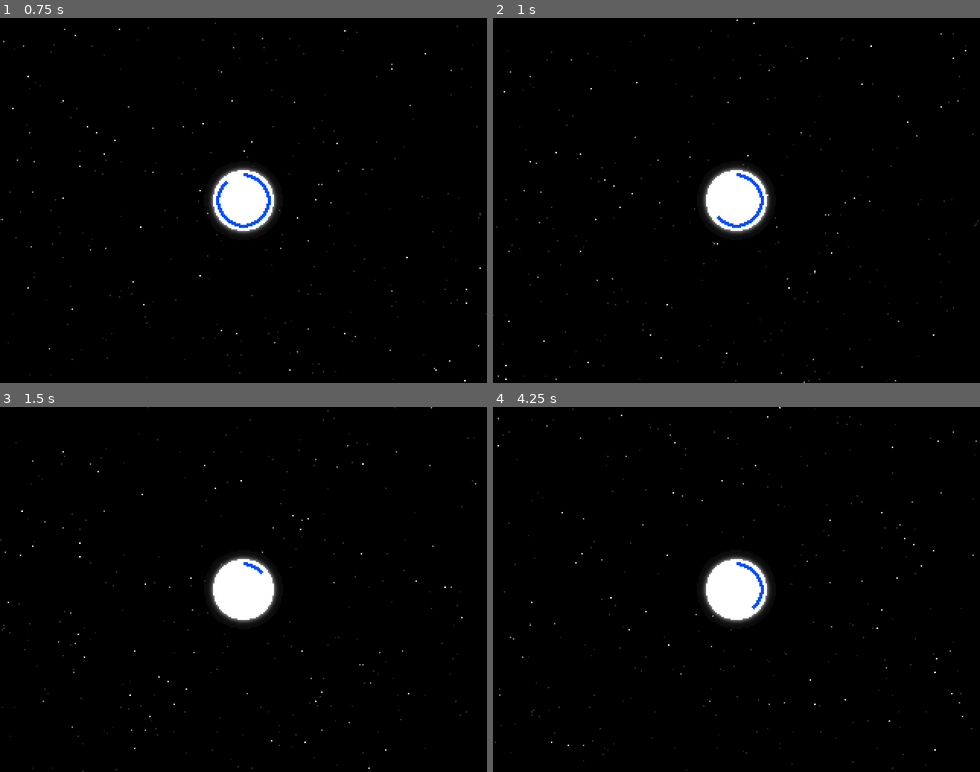
Above: before the commit, frames 1-4 (two rows, left to right).
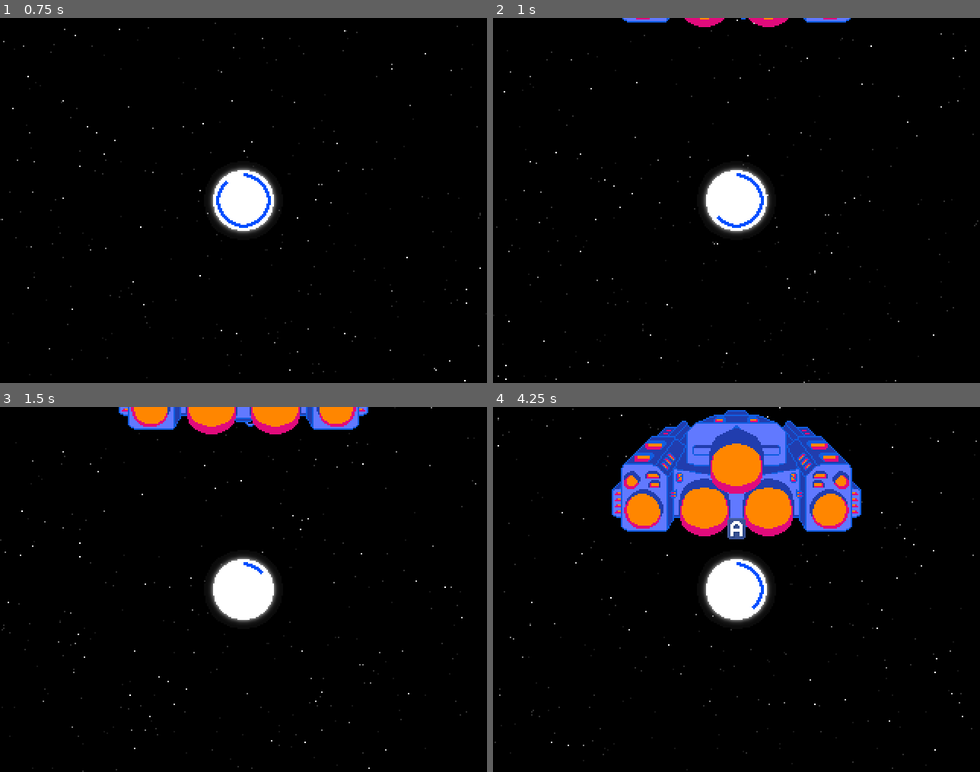
Above: after the commit, the same moments.

Repository: lethiandev/neutron-star
Game: Godot game, scene res://stages/gameplay/gameplay.tscn
Two runs of this game, one before a commit and one after it. Both use one fixed random seed, a clock stepped at 60 frames per second and the inputs below.
Inputs:
- Up to frame 1 (0.75 s): tap A (action_a) at 0.6 s
- Up to frame 2 (1 s): no input
- Up to frame 3 (1.5 s): tap B (action_b) at 1.35 s
- Up to frame 4 (4.25 s): tap P (action_p) at 2.1 s; tap X (action_x) at 2.85 s; tap A (action_a) at 3.6 s

Frame 1 is identical in both runs. In frame 2, 0.5% of the frame differs, in the area x 26-74%, y 0-3%; in frame 3, 2.9%; in frame 4, 14%, in the area x 24-76%, y 0-37%.

Commit message:
Add initial mothership boss

Diff:
--- a/src/stages/gameplay/gameplay.tscn
+++ b/src/stages/gameplay/gameplay.tscn
@@ -1,8 +1,9 @@
-[gd_scene load_steps=12 format=2]
+[gd_scene load_steps=13 format=2]
 
 [ext_resource path="res://background/background.tscn" type="PackedScene" id=1]
 [ext_resource path="res://stages/gameplay/gameplay.gd" type="Script" id=2]
 [ext_resource path="res://stages/gameplay/music/artemis.ogg" type="AudioStream" id=3]
+[ext_resource path="res://units/mothership_boss/mothership_boss.tscn" type="PackedScene" id=4]
 [ext_resource path="res://neutron_star/neutron_star.tscn" type="PackedScene" id=5]
 [ext_resource path="res://stages/effects/shake_effect.gd" type="Script" id=6]
 [ext_resource path="res://stages/gameplay/camera.gd" type="Script" id=7]
@@ -65,4 +66,7 @@
 [node name="UnitsSpawner" type="Node" parent="World"]
 script = ExtResource( 8 )
 
+[node name="MothershipBoss" parent="World" instance=ExtResource( 4 )]
+position = Vector2( 0, -80 )
+
 [connection signal="unit_hitted" from="World/NeutronStar" to="." method="_on_neutron_star_unit_hitted"]
--- a/src/units/action_key/action_key.gd
+++ b/src/units/action_key/action_key.gd
@@ -15,7 +15,9 @@
 		var group = parent_node.unit_group
 		_set_key_image(group)
 
-	var angle = (get_parent().transform.origin * -1.0).angle()
+	var world_center = Vector2(320.0, 240.0) * 0.5
+	var unit_center = get_parent().global_position - world_center
+	var angle = (unit_center * -1.0).angle()
 	var offset = Vector2(arm_length, 0.0).rotated(angle)
 	$Sprite.position = offset
 
--- a/src/units/action_key/action_key.tscn
+++ b/src/units/action_key/action_key.tscn
@@ -7,4 +7,6 @@
 script = ExtResource( 1 )
 
 [node name="Sprite" type="Sprite" parent="."]
+z_index = 1
+z_as_relative = false
 texture = ExtResource( 2 )
--- a/src/units/explosion/explosion.gd
+++ b/src/units/explosion/explosion.gd
@@ -1,18 +1,18 @@
 extends Node2D
 
 var silent: bool = false
+var particles_offset: Vector2 = Vector2()
+var color_delay: float = 0.4
 
 func _ready() -> void:
-	$CPUParticles2D.emitting = true
-	$CPUParticles2D2.emitting = true
-	$CPUParticles2D3.emitting = true
 	_delay_destroy()
 
 func _delay_destroy() -> void:
-	yield(get_tree().create_timer(0.4), "timeout")
+	yield(get_tree().create_timer(color_delay), "timeout")
 	self_modulate = Color.transparent
-	yield(get_tree().create_timer(0.6), "timeout")
+	yield(get_tree().create_timer(1.0 - color_delay), "timeout")
 	queue_free()
 
 func _process(p_delta: float) -> void:
 	$AudioStreamPlayer.stream_paused = silent
+	$Particles.transform.origin = particles_offset
--- a/src/units/explosion/explosion.tscn
+++ b/src/units/explosion/explosion.tscn
@@ -1,68 +1,13 @@
 [gd_scene load_steps=4 format=2]
 
 [ext_resource path="res://units/explosion/explosion.gd" type="Script" id=1]
-[ext_resource path="res://units/explosion/explosion.png" type="Texture" id=2]
+[ext_resource path="res://units/explosion/particles.tscn" type="PackedScene" id=2]
 [ext_resource path="res://units/explosion/explosion.wav" type="AudioStream" id=3]
 
 [node name="Explosion" type="Sprite"]
 script = ExtResource( 1 )
 
-[node name="CPUParticles2D" type="CPUParticles2D" parent="."]
-emitting = false
-amount = 4
-lifetime = 0.6
-one_shot = true
-explosiveness = 0.8
-lifetime_randomness = 0.5
-texture = ExtResource( 2 )
-emission_shape = 1
-emission_sphere_radius = 6.0
-spread = 180.0
-gravity = Vector2( 0, 0 )
-initial_velocity = 16.0
-initial_velocity_random = 0.5
-scale_amount = 1.5
-scale_amount_random = 0.25
-__meta__ = {
-"_editor_description_": ""
-}
-
-[node name="CPUParticles2D2" type="CPUParticles2D" parent="."]
-emitting = false
-lifetime = 0.6
-one_shot = true
-explosiveness = 0.8
-lifetime_randomness = 0.5
-texture = ExtResource( 2 )
-emission_shape = 1
-emission_sphere_radius = 6.0
-spread = 180.0
-gravity = Vector2( 0, 0 )
-initial_velocity = 16.0
-initial_velocity_random = 0.5
-scale_amount_random = 0.2
-color = Color( 1, 0.552941, 0.117647, 1 )
-__meta__ = {
-"_editor_description_": ""
-}
-
-[node name="CPUParticles2D3" type="CPUParticles2D" parent="."]
-emitting = false
-lifetime = 0.6
-one_shot = true
-explosiveness = 0.8
-lifetime_randomness = 0.5
-texture = ExtResource( 2 )
-emission_shape = 1
-emission_sphere_radius = 6.0
-spread = 180.0
-gravity = Vector2( 0, 0 )
-initial_velocity = 18.0
-initial_velocity_random = 0.5
-scale_amount_random = 0.5
-__meta__ = {
-"_editor_description_": ""
-}
+[node name="Particles" parent="." instance=ExtResource( 2 )]
 
 [node name="AudioStreamPlayer" type="AudioStreamPlayer" parent="."]
 stream = ExtResource( 3 )
--- /dev/null
+++ b/src/units/explosion/particles.gd
@@ -0,0 +1,6 @@
+extends Node2D
+
+func _ready() -> void:
+	$CPUParticles2D.emitting = true
+	$CPUParticles2D2.emitting = true
+	$CPUParticles2D3.emitting = true
--- /dev/null
+++ b/src/units/explosion/particles.tscn
@@ -0,0 +1,64 @@
+[gd_scene load_steps=3 format=2]
+
+[ext_resource path="res://units/explosion/explosion.png" type="Texture" id=1]
+[ext_resource path="res://units/explosion/particles.gd" type="Script" id=2]
+
+[node name="Particles" type="Node2D"]
+script = ExtResource( 2 )
+
+[node name="CPUParticles2D" type="CPUParticles2D" parent="."]
+emitting = false
+amount = 4
+lifetime = 0.6
+one_shot = true
+explosiveness = 0.8
+lifetime_randomness = 0.5
+texture = ExtResource( 1 )
+emission_shape = 1
+emission_sphere_radius = 6.0
+spread = 180.0
+gravity = Vector2( 0, 0 )
+initial_velocity = 16.0
+initial_velocity_random = 0.5
+scale_amount = 1.5
+scale_amount_random = 0.25
+__meta__ = {
+"_editor_description_": ""
+}
+
+[node name="CPUParticles2D2" type="CPUParticles2D" parent="."]
+emitting = false
+lifetime = 0.6
+one_shot = true
+explosiveness = 0.8
+lifetime_randomness = 0.5
+texture = ExtResource( 1 )
+emission_shape = 1
+emission_sphere_radius = 6.0
+spread = 180.0
+gravity = Vector2( 0, 0 )
+initial_velocity = 16.0
+initial_velocity_random = 0.5
+scale_amount_random = 0.2
+color = Color( 1, 0.552941, 0.117647, 1 )
+__meta__ = {
+"_editor_description_": ""
+}
+
+[node name="CPUParticles2D3" type="CPUParticles2D" parent="."]
+emitting = false
+lifetime = 0.6
+one_shot = true
+explosiveness = 0.8
+lifetime_randomness = 0.5
+texture = ExtResource( 1 )
+emission_shape = 1
+emission_sphere_radius = 6.0
+spread = 180.0
+gravity = Vector2( 0, 0 )
+initial_velocity = 18.0
+initial_velocity_random = 0.5
+scale_amount_random = 0.5
+__meta__ = {
+"_editor_description_": ""
+}
--- /dev/null
+++ b/src/units/mothership/mothership.gd
@@ -0,0 +1,48 @@
+extends UnitBase
+
+func _ready() -> void:
+	set_unit_group("")
+
+# Workaround for method call keyframe bug
+func randomize_group() -> void:
+	.randomize_group()
+
+func hit() -> void:
+	_spawn_explosions(2, 4)
+
+func destroy(p_silent: bool = false) -> void:
+	_spawn_destroy_explosions()
+	set_unit_group("")
+
+func _spawn_destroy_explosions() -> void:
+	while true:
+		_spawn_explosions(5, 10, 1.0)
+		var wait = 0.5 + randf() * 0.2
+		yield(get_tree().create_timer(wait), "timeout")
+
+func _spawn_explosions(p_min: int, p_max: int, p_color_delay: float = 0.4) -> void:
+	_remove_explosions()
+	for i in range(randi() % (p_max - p_min) + p_min):
+		_spawn_explosion(not i == 0, p_color_delay)
+
+func _remove_explosions() -> void:
+	for child in get_children():
+		if child is preload("res://units/explosion/explosion.gd"):
+			child.queue_free()
+
+func _spawn_explosion(p_is_next: bool, p_color_delay: float) -> void:
+	var explosion_node = _get_explosion_node()
+	explosion_node.silent = p_is_next
+	explosion_node.color_delay = p_color_delay
+	# Hide also texture if not first element
+	if p_is_next:
+		explosion_node.texture = null
+	add_child(explosion_node)
+
+func _get_explosion_node() -> Node:
+	var random = Vector2(randf(), randf()) * 2.0 - Vector2.ONE
+	var explosion_node = ._get_explosion_node() as Sprite
+	explosion_node.texture = preload("./mothership_hit.png")
+	explosion_node.particles_offset = Vector2(46.0, 22.0) * random
+	explosion_node.transform = Transform()
+	return explosion_node
--- /dev/null
+++ b/src/units/mothership/mothership.tscn
@@ -0,0 +1,15 @@
+[gd_scene load_steps=4 format=2]
+
+[ext_resource path="res://units/unit_base.tscn" type="PackedScene" id=1]
+[ext_resource path="res://units/mothership/mothership.gd" type="Script" id=2]
+[ext_resource path="res://units/mothership/mothership.png" type="Texture" id=3]
+
+[node name="Mothership" instance=ExtResource( 1 )]
+monitorable = false
+script = ExtResource( 2 )
+
+[node name="Sprite" type="Sprite" parent="." index="0"]
+texture = ExtResource( 3 )
+
+[node name="CollisionShape2D" parent="." index="1"]
+disabled = true
--- /dev/null
+++ b/src/units/mothership_boss/mothership_boss.gd
@@ -0,0 +1 @@
+extends Node2D
--- /dev/null
+++ b/src/units/mothership_boss/mothership_boss.tscn
@@ -0,0 +1,79 @@
+[gd_scene load_steps=6 format=2]
+
+[ext_resource path="res://units/mothership/mothership.tscn" type="PackedScene" id=1]
+[ext_resource path="res://units/mothership_boss/mothership_boss.gd" type="Script" id=2]
+
+[sub_resource type="Animation" id=3]
+resource_name = "ascend"
+length = 4.0
+tracks/0/type = "value"
+tracks/0/path = NodePath("Mothership:position")
+tracks/0/interp = 1
+tracks/0/loop_wrap = true
+tracks/0/imported = false
+tracks/0/enabled = true
+tracks/0/keys = {
+"times": PoolRealArray( 0, 4 ),
+"transitions": PoolRealArray( 1, 1 ),
+"update": 0,
+"values": [ Vector2( 0, 0 ), Vector2( 0, -100 ) ]
+}
+
+[sub_resource type="Animation" id=1]
+resource_name = "descend"
+length = 4.0
+tracks/0/type = "value"
+tracks/0/path = NodePath("Mothership:position")
+tracks/0/interp = 1
+tracks/0/loop_wrap = true
+tracks/0/imported = false
+tracks/0/enabled = true
+tracks/0/keys = {
+"times": PoolRealArray( 0, 4 ),
+"transitions": PoolRealArray( 1, 1 ),
+"update": 0,
+"values": [ Vector2( 0, -100 ), Vector2( 0, 0 ) ]
+}
+tracks/1/type = "method"
+tracks/1/path = NodePath("Mothership")
+tracks/1/interp = 1
+tracks/1/loop_wrap = true
+tracks/1/imported = false
+tracks/1/enabled = true
+tracks/1/keys = {
+"times": PoolRealArray( 4 ),
+"transitions": PoolRealArray( 1 ),
+"values": [ {
+"args": [  ],
+"method": "randomize_group"
+} ]
+}
+
+[sub_resource type="Animation" id=2]
+resource_name = "idle"
+length = 4.0
+loop = true
+tracks/0/type = "value"
+tracks/0/path = NodePath("Mothership:position")
+tracks/0/interp = 1
+tracks/0/loop_wrap = true
+tracks/0/imported = false
+tracks/0/enabled = true
+tracks/0/keys = {
+"times": PoolRealArray( 0, 1, 2, 3 ),
+"transitions": PoolRealArray( 0.5, 2, 0.5, 2 ),
+"update": 0,
+"values": [ Vector2( 0, 0 ), Vector2( 0, 10 ), Vector2( 0, 0 ), Vector2( 0, -5 ) ]
+}
+
+[node name="MothershipBoss" type="Node2D"]
+script = ExtResource( 2 )
+
+[node name="Mothership" parent="." instance=ExtResource( 1 )]
+
+[node name="AnimationPlayer" type="AnimationPlayer" parent="."]
+autoplay = "descend"
+anims/ascend = SubResource( 3 )
+anims/descend = SubResource( 1 )
+anims/idle = SubResource( 2 )
+next/descend = "idle"
Binary file added: src/units/mothership/mothership_hit.png
Not shown, added: src/units/mothership/mothership_hit.png.import
